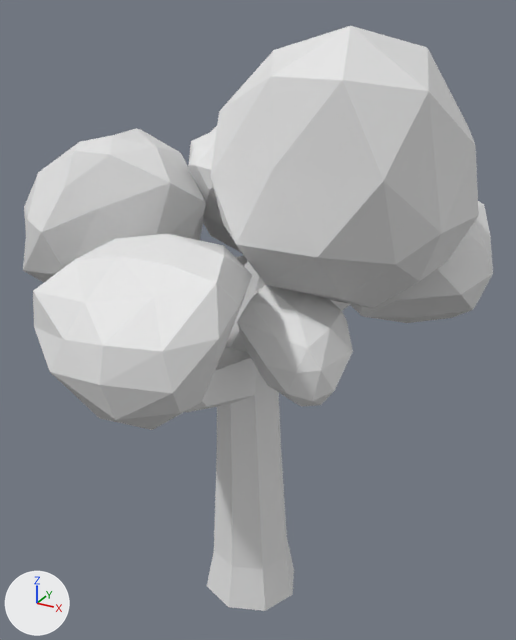
The FBX model Models/nature/f_long_oak_tree4.fbx: old version first, new version second.
One viewpoint serves both versions: a 50 mm camera at (5.59, -9.86, 10.74) aimed at (0.07, 0.17, 5.72). Every picture has the same lights, and +X, +Y and +Z are marked at lower left. Where no turn or scale is listed for an object, it has been applied to the vertices.

Objects in the first picture: 'Leaves'.
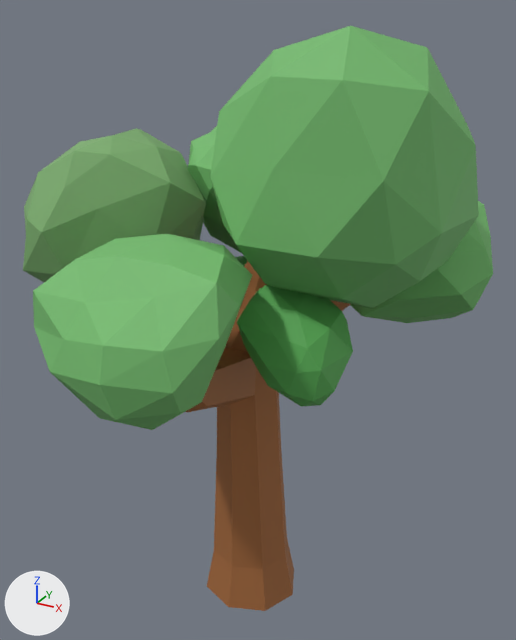
The newer file is also rescaled (x1.609), turned or shifted as a whole; pictures and numbers use the older file's frame.

The change in detail:
Material 'LeavesTree.005' (mat_leavestree_005) is new.
Its base color is (0.206, 0.429, 0.161) (green #7daf70).
Its roughness is 0.693.
Material 'LeavesTree.004' (mat_leavestree_004) is new.
Its base color is (0.0871, 0.376, 0.0809) (green #53a550).
Its roughness is 0.693.
Material 'LeavesTree.003' (mat_leavestree_003) is new.
Its base color is (0.176, 0.497, 0.156) (green #74bb6e).
Its roughness is 0.693.
Material 'Bark.001' (mat_bark_001) is new.
Its base color is (0.342, 0.128, 0.0374) (brown #9e6436).
Its roughness is 0.693.
me_icosphere_001 has 430 vertices, 690 faces and spans x -2.03..5.54, y -3.4..4.56, z -5.31..5.2.
me_icosphere_001 is used by ob_leaves; location (-1.87, -0.73, 5.32).
me_icosphere_001 part 1: all 320 faces that had it switch from mat_leavestree (white #e7e7e7) to mat_leavestree_003 (green #75bb6e).
me_icosphere_001 part 2: all 160 faces that had it switch from mat_leavestree_001 (white #e7e7e7) to mat_leavestree_004 (green #53a550).
me_icosphere_001 part 3: all 80 faces that had it switch from mat_leavestree_002 (white #e7e7e7) to mat_leavestree_005 (green #7daf70).
me_icosphere_001 part 4: all 130 faces that had it switch from mat_bark (white #e7e7e7) to mat_bark_001 (brown #9e6436).

Where the change shows, as pixel boxes (x1, y1, x2, y2) in the pictures (516 x 640 px):
part 1 of me_icosphere_001, recoloured (white to green)
    both: (33, 26, 493, 430)
part 2 of me_icosphere_001, recoloured (white to green)
    both: (236, 256, 353, 407)
part 3 of me_icosphere_001, recoloured (white to green)
    both: (23, 128, 206, 282)
part 4 of me_icosphere_001, recoloured (white to brown)
    both: (186, 261, 351, 611)
